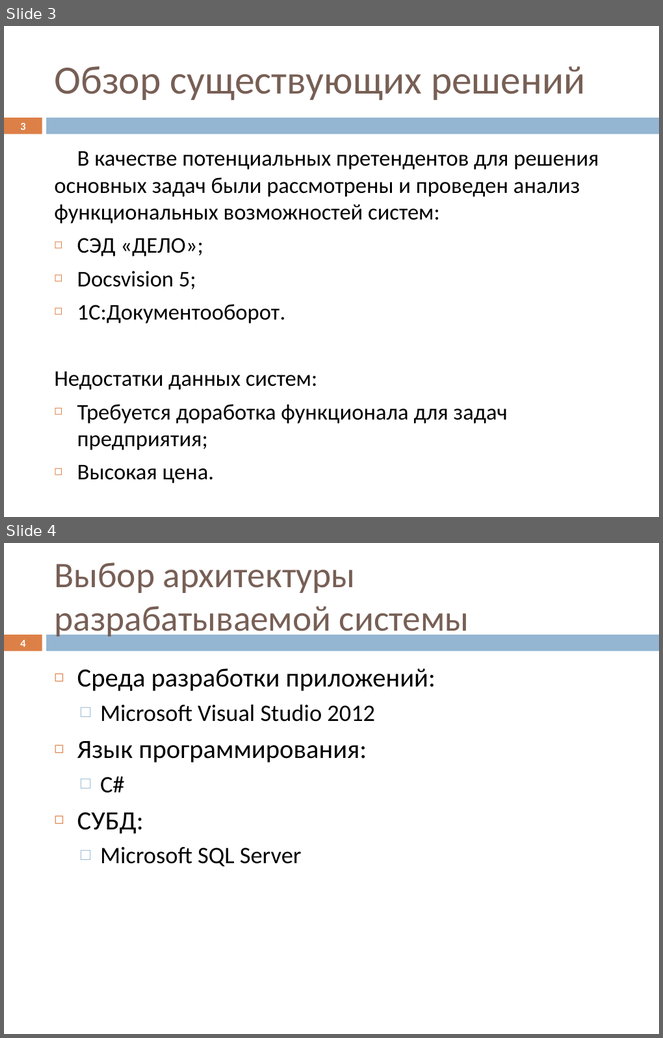
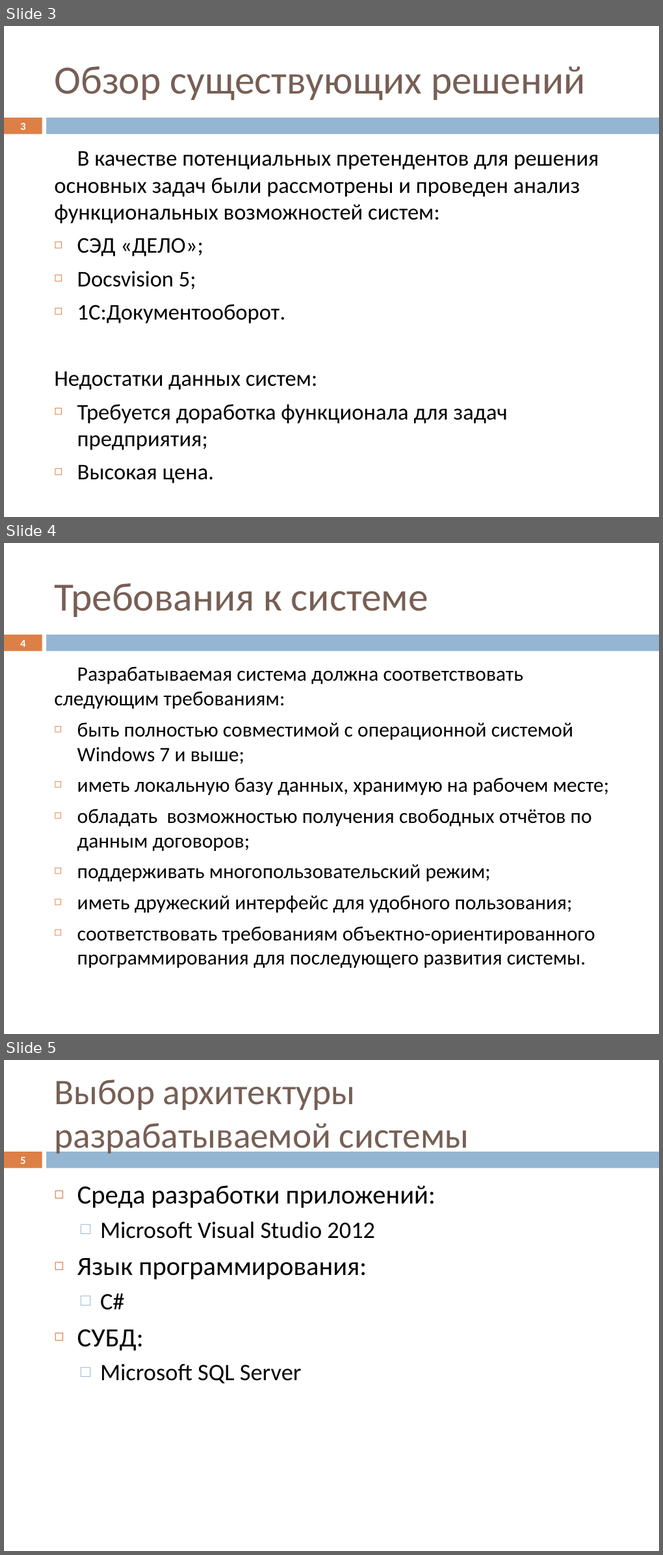
Before and after one commit to Datel777/DIPLOM, a slide deck: Презентация psv46.pptx. Shown one above the other, each under a label of ours: slides 3 and 4 before the commit, slides 3, 4 and 5 after it. The pictures are 663x1038 and 663x1555 pixels, drawn with LibreOffice and Linux fonts; fonts in the diff are those of the drawing. Boxes give left, top, right and bottom in pixels: in the first picture for what was removed or moved away, otherwise in the second. Text is boxed around its words. In the diff, an @@ line names an element or a change of style, - is before the commit and + after.

```diff
--- a/Презентация psv46.pptx
+++ b/Презентация psv46.pptx
@@ slide 4 added at (4, 543, 659, 1034), background #FFFFFF; not listed: 2 template elements that a slide beside it also shows @@
@@ title added at (54, 583, 428, 617), 44 pt, text #775F55 @@
+Требования к системе
@@ page number added at (20, 640, 25, 647), 11.9 pt, text #FFFFFF, bold @@
+4
@@ text added at (54, 667, 609, 969), 22.5 pt, text #000000 @@
+Разрабатываемая система должна соответствовать следующим требованиям:
+◻ быть полностью совместимой с операционной системой Windows 7 и выше;
+◻ иметь локальную базу данных, хранимую на рабочем месте;
+◻ обладать возможностью получения свободных отчётов по данным договоров;
+◻ поддерживать многопользовательский режим;
+◻ иметь дружеский интерфейс для удобного пользования;
+◻ соответствовать требованиям объектно-ориентированного программирования для последующего развития системы.
@@ what was slide 4 is now slide 5 @@
@@ page number at (20, 1157, 25, 1164): text changed @@
-4
+5
```
Also in this commit, not shown: 8 slides changed, 1 other slide added, 2 slides removed, 11 other files.
